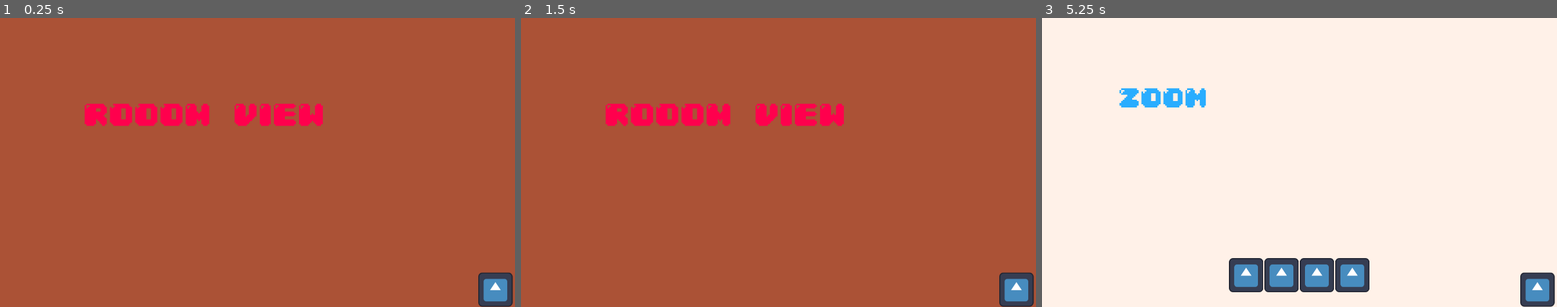
Above: before the commit, frames 1-3 (left to right).
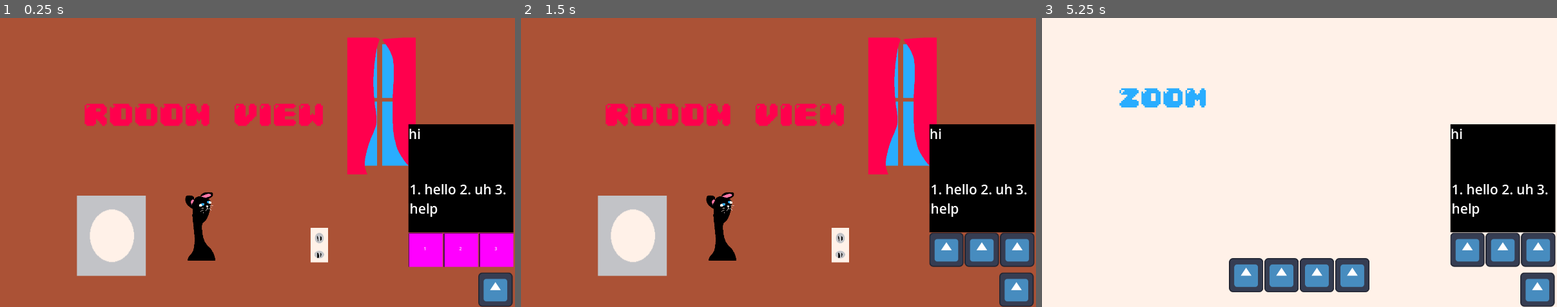
Above: after the commit, the same moments.

Repository: LukeDul/zoom
Game: Godot game, scene res://main.tscn
Same seed, same stepped clock (60 frames per second), same inputs: the game is played once before the commit and once after it. The engine's default icon, where the game draws it, is replaced by a stand-in: a white triangle on a blue panel in a dark square.
Inputs (mouse positions are in pixels of both pictures, inside the frame that each line leads up to):
- Up to frame 1 (0.25 s): no input
- Up to frame 2 (1.5 s): click (727, 275) at 0.5 s; click (763, 275) at 1.25 s
- Up to frame 3 (5.25 s): click (1314, 275) at 2 s; click (1351, 275) at 2.75 s; click (1155, 234) at 3.52 s; click (1242, 226) at 4.27 s; click (1536, 289) at 5 s

The runs differ from the first frame. In frame 1, 20% of the frame differs, in the area x 14-100%, y 6-90%; in frame 2, 20%; in frame 3, 9.8%.

Commit message:
progress

Diff:
--- /dev/null
+++ b/dialog.gd
@@ -0,0 +1,21 @@
+class_name DialogBubble
+extends Node2D
+
+@onready var dialog_label: Label = $ColorRect/Label
+@onready var options_label: Label = $ColorRect/Label2
+@onready var label1: Label = $HBoxContainer/TextureButton/Label
+@onready var label2: Label = $HBoxContainer/TextureButton/Label
+@onready var label3: Label = $HBoxContainer/TextureButton/Label
+
+@onready var but1: TextureButton = $HBoxContainer/TextureButton
+@onready var but2: TextureButton = $HBoxContainer/TextureButton2
+@onready var but3: TextureButton = $HBoxContainer/TextureButton3
+func set_dialog(text: String, responses: Array)->void:
+	dialog_label.text = text
+	options_label.text = "1. " + responses[0] + " 2. "+ responses[1] + " 3. " + responses[2]
+
+
+func toggle_buttons()->void:
+	but1.disabled = !but1.disabled
+	but2.disabled = !but2.disabled
+	but3.disabled = !but3.disabled
--- a/main.gd
+++ b/main.gd
@@ -2,10 +2,31 @@
 
 @onready var turn_around = $TurnAround
 @onready var room_view: Node2D = $RoomView
+@onready var dialog_bubble: DialogBubble = $Dialog
+
+## Maps hochbergs dialog to the possible responses.
+const dialog_to_response: Dictionary[String, Array] = {
+	"hi": ["hello", "uh", "help"]
+}
+
+var dialog_list: Array[String] = dialog_to_response.keys()
+
+var cur_dialog_id = 0
+
+func display_next_dialog()->void:
+	if cur_dialog_id >= len(dialog_list):
+		print("no more dialog!")
+		return
+
+	dialog_bubble.visible = true
+	dialog_bubble.set_dialog(dialog_list[cur_dialog_id], dialog_to_response[dialog_list[cur_dialog_id]])
+
+	cur_dialog_id += 1
+
 
 # Called when the node enters the scene tree for the first time.
 func _ready() -> void:
-	pass
+	display_next_dialog()
 
 # Called every frame. 'delta' is the elapsed time since the previous frame.
 func _process(delta: float) -> void:
@@ -15,4 +36,29 @@
 	room_view.visible = !room_view.visible
 
 func _on_mute_button_button_down() -> void:
-	print("mute") # Replace with function body.
+	dialog_bubble.toggle_buttons()
+	print("muted/unmuted")
+
+func _on_texture_button_button_down() -> void:
+	print("option 1")
+	pass # Replace with function body.
+
+func _on_texture_button_2_button_down() -> void:
+	print("option 2")
+	pass # Replace with function body.
+
+func _on_texture_button_3_button_down() -> void:
+	print("option 3")
+	pass # Replace with function body.
+
+
+func _on_leave_call_button_down() -> void:
+	print("left call")
+
+
+func _on_camera_button_button_down() -> void:
+	print("disabled/enabled camera")
+
+
+func _on_share_screen_button_down() -> void:
+	print("shared screen")
--- a/main.tscn
+++ b/main.tscn
@@ -1,12 +1,23 @@
-[gd_scene load_steps=5 format=3 uid="uid://dvirkprp27esk"]
+[gd_scene load_steps=11 format=3 uid="uid://dvirkprp27esk"]
 
 [ext_resource type="Script" uid="uid://c51w6fej3xoj8" path="res://main.gd" id="1_1bvp3"]
 [ext_resource type="Texture2D" uid="uid://cbr35jw1ini0n" path="res://Assets/computer/background.png" id="1_ig7tw"]
 [ext_resource type="Texture2D" uid="uid://byliescwogrja" path="res://icon.svg" id="2_0xm2m"]
 [ext_resource type="Texture2D" uid="uid://c3tt5mmmcmuht" path="res://Assets/room/background.png" id="3_h2yge"]
+[ext_resource type="Texture2D" uid="uid://ea454mqj0bt" path="res://Assets/room/washingmachine.png" id="5_7mycd"]
+[ext_resource type="Texture2D" uid="uid://b8xcs0w7k17je" path="res://Assets/room/cat.png" id="5_kek77"]
+[ext_resource type="Script" uid="uid://dsrh1ibw1vpv1" path="res://dialog.gd" id="5_lquwl"]
+[ext_resource type="Texture2D" uid="uid://chgsgti82mqd2" path="res://Assets/room/window.png" id="6_272bh"]
+[ext_resource type="Texture2D" uid="uid://cv5i8o4sg3nvx" path="res://Assets/room/outlet.png" id="7_5vw27"]
+
+[sub_resource type="NoiseTexture2D" id="NoiseTexture2D_lquwl"]
+width = 128
+height = 128
 
 [node name="Main" type="Node2D"]
 script = ExtResource("1_1bvp3")
+
+[node name="Camera2D" type="Camera2D" parent="."]
 
 [node name="ComputerView" type="Node2D" parent="."]
 
@@ -40,7 +51,39 @@
 [node name="BackgroundSprite" type="Sprite2D" parent="RoomView"]
 texture = ExtResource("3_h2yge")
 
-[node name="Camera2D" type="Camera2D" parent="."]
+[node name="WashingMachine" type="Node2D" parent="RoomView"]
+position = Vector2(-673, 124)
+
+[node name="TextureButton" type="TextureButton" parent="RoomView/WashingMachine"]
+offset_right = 40.0
+offset_bottom = 40.0
+scale = Vector2(2.00765, 2.33872)
+texture_normal = ExtResource("5_7mycd")
+
+[node name="Window" type="Node2D" parent="RoomView"]
+position = Vector2(597, -358)
+
+[node name="TextureButton" type="TextureButton" parent="RoomView/Window"]
+offset_left = -263.0
+offset_top = -109.0
+offset_right = -7.0
+offset_bottom = 403.0
+texture_normal = ExtResource("6_272bh")
+
+[node name="Outlet" type="Node2D" parent="RoomView"]
+position = Vector2(198, 245)
+
+[node name="TextureButton" type="TextureButton" parent="RoomView/Outlet"]
+offset_right = 40.0
+offset_bottom = 40.0
+texture_normal = ExtResource("7_5vw27")
+
+[node name="Cat" type="TextureButton" parent="RoomView"]
+offset_left = -272.0
+offset_top = 111.0
+offset_right = -144.0
+offset_bottom = 367.0
+texture_normal = ExtResource("5_kek77")
 
 [node name="TurnAround" type="TextureButton" parent="."]
 offset_left = 823.0
@@ -49,5 +92,84 @@
 offset_bottom = 539.0
 texture_normal = ExtResource("2_0xm2m")
 
+[node name="Dialog" type="Node2D" parent="."]
+position = Vector2(449, 79)
+script = ExtResource("5_lquwl")
+
+[node name="ColorRect" type="ColorRect" parent="Dialog"]
+offset_left = 114.0
+offset_top = -221.0
+offset_right = 505.0
+offset_bottom = 182.0
+color = Color(0, 0, 0, 1)
+
+[node name="Label" type="Label" parent="Dialog/ColorRect"]
+offset_right = 390.0
+offset_bottom = 240.0
+theme_override_font_sizes/font_size = 50
+text = "words words words"
+autowrap_mode = 2
+clip_text = true
+
+[node name="Label2" type="Label" parent="Dialog/ColorRect"]
+offset_left = 4.0
+offset_top = 207.0
+offset_right = 384.0
+offset_bottom = 400.0
+theme_override_font_sizes/font_size = 50
+text = "default"
+autowrap_mode = 2
+
+[node name="HBoxContainer" type="HBoxContainer" parent="Dialog"]
+offset_left = 113.0
+offset_top = 183.0
+offset_right = 505.0
+offset_bottom = 311.0
+
+[node name="TextureButton" type="TextureButton" parent="Dialog/HBoxContainer"]
+layout_mode = 2
+texture_normal = SubResource("NoiseTexture2D_lquwl")
+texture_disabled = ExtResource("2_0xm2m")
+
+[node name="Label" type="Label" parent="Dialog/HBoxContainer/TextureButton"]
+offset_left = 58.0
+offset_top = 48.0
+offset_right = 98.0
+offset_bottom = 97.0
+text = "1
+"
+
+[node name="TextureButton2" type="TextureButton" parent="Dialog/HBoxContainer"]
+layout_mode = 2
+texture_normal = SubResource("NoiseTexture2D_lquwl")
+texture_disabled = ExtResource("2_0xm2m")
+
+[node name="Label" type="Label" parent="Dialog/HBoxContainer/TextureButton2"]
+offset_left = 58.0
+offset_top = 48.0
+offset_right = 98.0
+offset_bottom = 97.0
+text = "2
+"
+
+[node name="TextureButton3" type="TextureButton" parent="Dialog/HBoxContainer"]
+layout_mode = 2
+texture_normal = SubResource("NoiseTexture2D_lquwl")
+texture_disabled = ExtResource("2_0xm2m")
+
+[node name="Label" type="Label" parent="Dialog/HBoxContainer/TextureButton3"]
+offset_left = 58.0
+offset_top = 48.0
+offset_right = 98.0
+offset_bottom = 97.0
+text = "3
+"
+
 [connection signal="button_down" from="ComputerView/HBoxContainer/MuteButton" to="." method="_on_mute_button_button_down"]
+[connection signal="button_down" from="ComputerView/HBoxContainer/LeaveCall" to="." method="_on_leave_call_button_down"]
+[connection signal="button_down" from="ComputerView/HBoxContainer/CameraButton" to="." method="_on_camera_button_button_down"]
+[connection signal="button_down" from="ComputerView/HBoxContainer/ShareScreen" to="." method="_on_share_screen_button_down"]
 [connection signal="button_down" from="TurnAround" to="." method="_on_turn_around_button_down"]
+[connection signal="button_down" from="Dialog/HBoxContainer/TextureButton" to="." method="_on_texture_button_button_down"]
+[connection signal="button_down" from="Dialog/HBoxContainer/TextureButton2" to="." method="_on_texture_button_2_button_down"]
+[connection signal="button_down" from="Dialog/HBoxContainer/TextureButton3" to="." method="_on_texture_button_3_button_down"]
Binary file added: Assets/room/cat.aseprite
Binary file added: Assets/room/cat.png
Not shown, added: Assets/room/cat.png.import
Binary file added: Assets/room/outlet.aseprite
Binary file added: Assets/room/outlet.png
Not shown, added: Assets/room/outlet.png.import
Binary file added: Assets/room/washingmachine.aseprite
Binary file added: Assets/room/washingmachine.png
Not shown, added: Assets/room/washingmachine.png.import
Binary file added: Assets/room/window.aseprite
Binary file added: Assets/room/window.png
Not shown, added: Assets/room/window.png.import
(and 2 more such lines)
